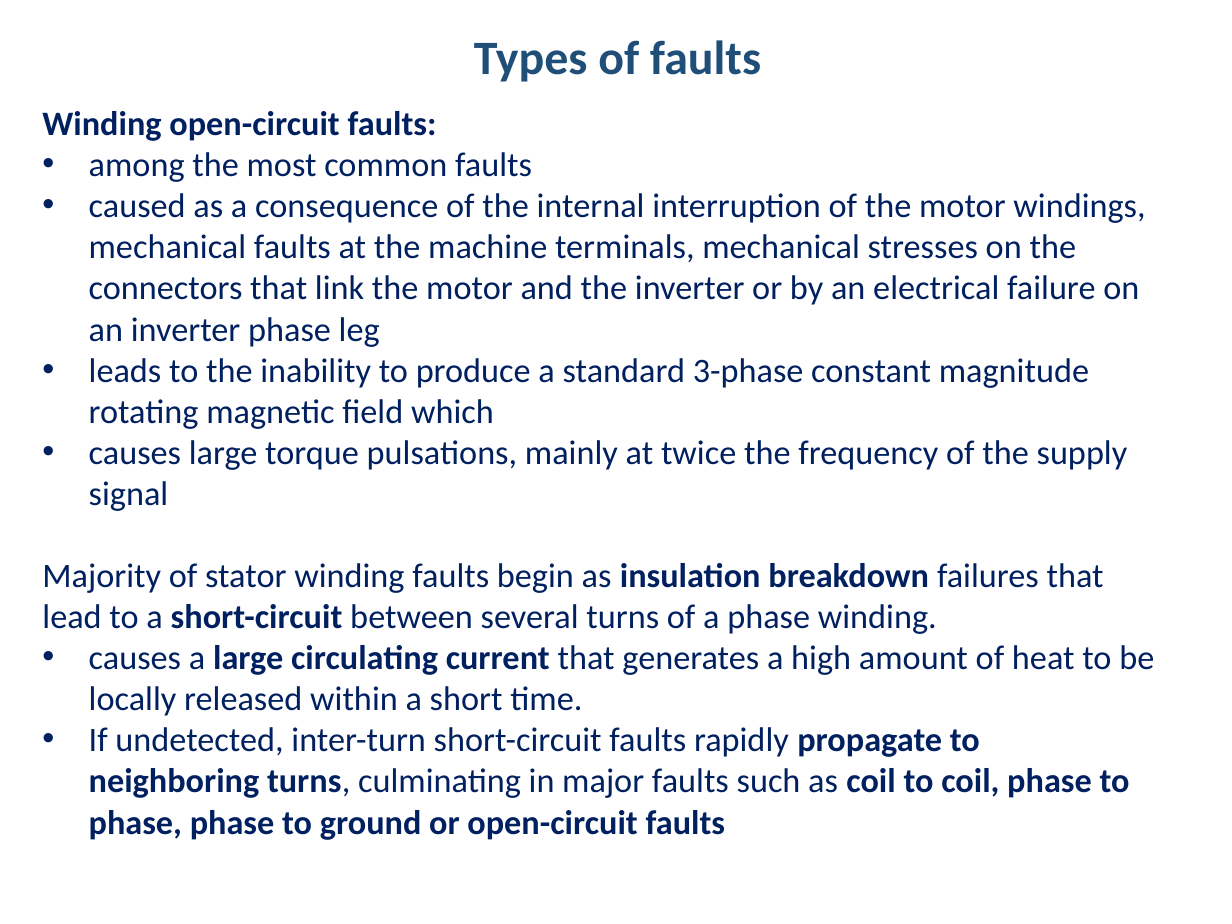
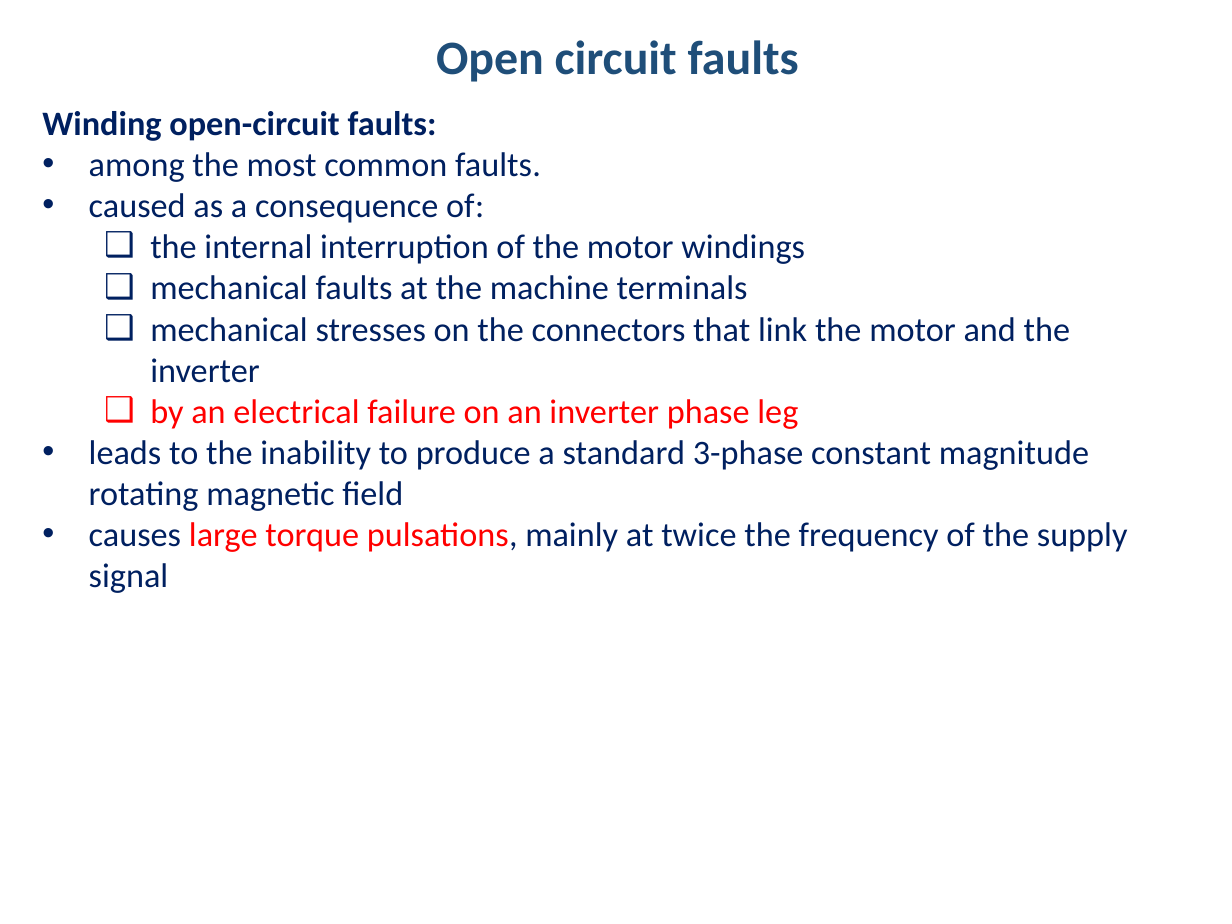
Before and after one commit to hakanpolat/IMMD, a slide deck: slide 4 of Literature/immd_ver2_research.pptx (slide 6 before the commit). Drawn at 1232x924 pixels with LibreOffice and Linux fonts; fonts in the diff are those of the drawing. Boxes give left, top, right and bottom in pixels: in the first picture for what was removed or moved away, otherwise in the second. Text is boxed around its words. In the diff, an @@ line names an element or a change of style, - is before the commit and + after.

Commit message:
Fault tolerant drives üzerine.

```diff
--- a/Literature/immd_ver2_research.pptx
+++ b/Literature/immd_ver2_research.pptx
@@ text at [436,40,799,82]: text changed @@
-Types of faults
+Open circuit faults
@@ text at [89,152,1089,511]: text changed @@
-• among the most common faults
-• caused as a consequence of the internal interruption of the motor windings, mechanical faults at the machine terminals, mechanical stresses on the connectors that link the motor and the inverter or by an electrical failure on an inverter phase leg
-• leads to the inability to produce a standard 3-phase constant magnitude rotating magnetic field which
+• among the most common faults.
+• caused as a consequence of:
+  ❑ the internal interruption of the motor windings
+  ❑ mechanical faults at the machine terminals
+  ❑ mechanical stresses on the connectors that link the motor and the inverter
+  ❑ by an electrical failure on an inverter phase leg
+• leads to the inability to produce a standard 3-phase constant magnitude rotating magnetic field
@@ text at [89,522,1128,593]: text colour #002060 to #FF0000 in "large torque pulsations," @@
@@ text at [42,563,1154,840]: paragraphs removed @@
-Majority of stator winding faults begin as insulation breakdown failures that lead to a short-circuit between several turns of a phase winding.
-• causes a large circulating current that generates a high amount of heat to be locally released within a short time.
-• If undetected, inter-turn short-circuit faults rapidly propagate to neighboring turns, culminating in major faults such as coil to coil, phase to phase, phase to ground or open-circuit faults
```
Also in this commit, not shown: 12 other slides changed, 21 slides added, 2 slides removed, 4 other files.
